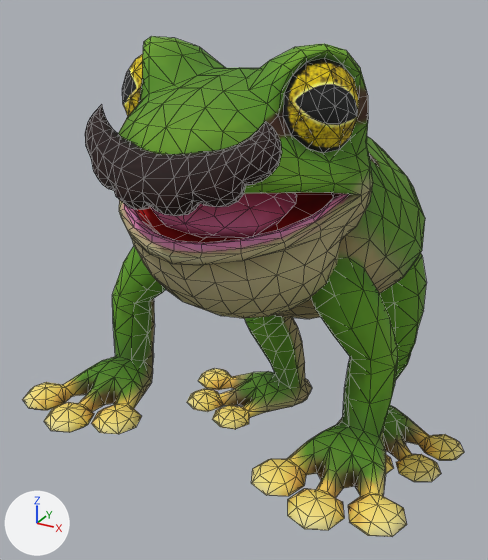
A saved change to the glTF model public/models/Frog/Frog.glb.
One viewpoint serves both versions: a 50 mm camera at (1.62, -3.55, 3.11) aimed at (-0.17, -0.3, 1.48). Arrows for +X, +Y and +Z are at lower left; the lights stay in place. The first picture is the older version. Mesh edges are drawn as thin lines. Where no turn or scale is listed for an object, it has been applied to the vertices. Vertices at exactly the same position are counted once.

Objects in the first picture: 'Frog__BodyMT', 'Frog__FrogEyeMT', 'JoeBalloonBody__BodyMT', 'Mustache__HairMT'.
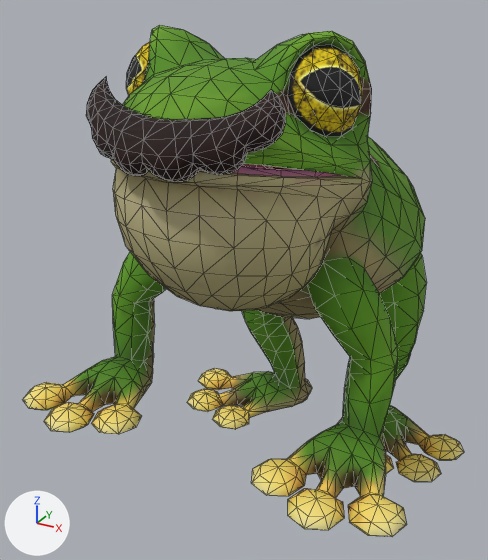
Pixel boxes (x1, y1, x2, y2) of what changed, in the pictures (488 x 560 px; the box of a moved part takes in the faces that stretch with it):
'Frog__BodyMT', reshaped: before (23, 36, 464, 537); after (23, 25, 464, 537)
'JoeBalloonBody__BodyMT', reshaped: before (132, 203, 365, 318); after (112, 163, 363, 311)
'Mustache__HairMT', moved, turned: before (85, 104, 282, 216); after (86, 77, 286, 182)
'Frog__FrogEyeMT', moved, turned: before (122, 54, 359, 153); after (126, 42, 362, 137)
part 1 of me_mesh, moved or reshaped: before (118, 36, 399, 315); after (111, 25, 399, 315)

The change in detail:
me_mesh is used by ob_frog__bodymt; location (0.0, 0.0, 0.0).
me_mesh had 1296 vertices, 2532 faces and spanned x -1.14..1.14, y -1.4..1.01, z 0.0..2.87.
me_mesh now has 1296 vertices, 2532 faces and spans x -1.14..1.14, y -1.4..1.01, z 0.0..2.92.
me_mesh part 1: 361 of 1296 vertices moved; they spanned x -0.67..0.67, y -1.35..-0.3, z 1.51..2.87 and now span x -0.67..0.67, y -1.34..-0.26, z 1.52..2.92; mean shift (0.0, 0.01, 0.12); largest move (0.0, -1.28, 2.01) -> (0.0, -1.31, 2.41).
me_mesh_001 is used by ob_frog__frogeyemt; location (0.0, 0.0, 0.0).
me_mesh_001 had 58 vertices, 84 faces and spanned x -0.613..0.613, y -0.925..-0.58, z 2.432..2.815.
me_mesh_001 now has 58 vertices, 84 faces and spans x -0.613..0.613, y -0.889..-0.537, z 2.489..2.865.
me_mesh_001 part 2: the whole mesh is turned -8 degrees about the x axis through its middle, then moved by (0.0, 0.043, 0.056).
me_mesh_008 is used by ob_joeballoonbody__bodymt; location (0.0, 0.0, 0.0).
me_mesh_008 had 115 vertices, 204 faces and spanned x -0.656..0.656, y -1.262..-0.139, z 1.478..2.19.
me_mesh_008 now has 115 vertices, 204 faces and spans x -0.656..0.656, y -1.316..-0.358, z 1.562..2.366.
me_mesh_008 part 3: 115 of 115 vertices moved; they spanned x -0.656..0.656, y -1.262..-0.139, z 1.478..2.19 and now span x -0.656..0.656, y -1.316..-0.358, z 1.562..2.366; mean shift (0.0, -0.193, 0.17).
me_mesh_010 is used by ob_mustache__hairmt; location (0.0, 0.0, 0.0).
me_mesh_010 had 180 vertices, 356 faces and spanned x -0.482..0.482, y -1.445..-1.156, z 2.232..2.617.
me_mesh_010 now has 180 vertices, 356 faces and spans x -0.482..0.482, y -1.438..-1.117, z 2.376..2.731.
me_mesh_010 part 4: the whole mesh is turned -8 degrees about the x axis through its middle, then moved by (0.0, 0.02, 0.134).
